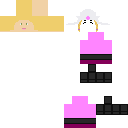
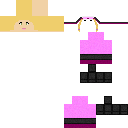
Before/after of a (128, 128) layered artwork. What changed in the layer stack:
showed "skin.png copy", painted on it over [19, 9, 128, 128]
hid "skin.png", painted on it over [19, 9, 128, 128]
